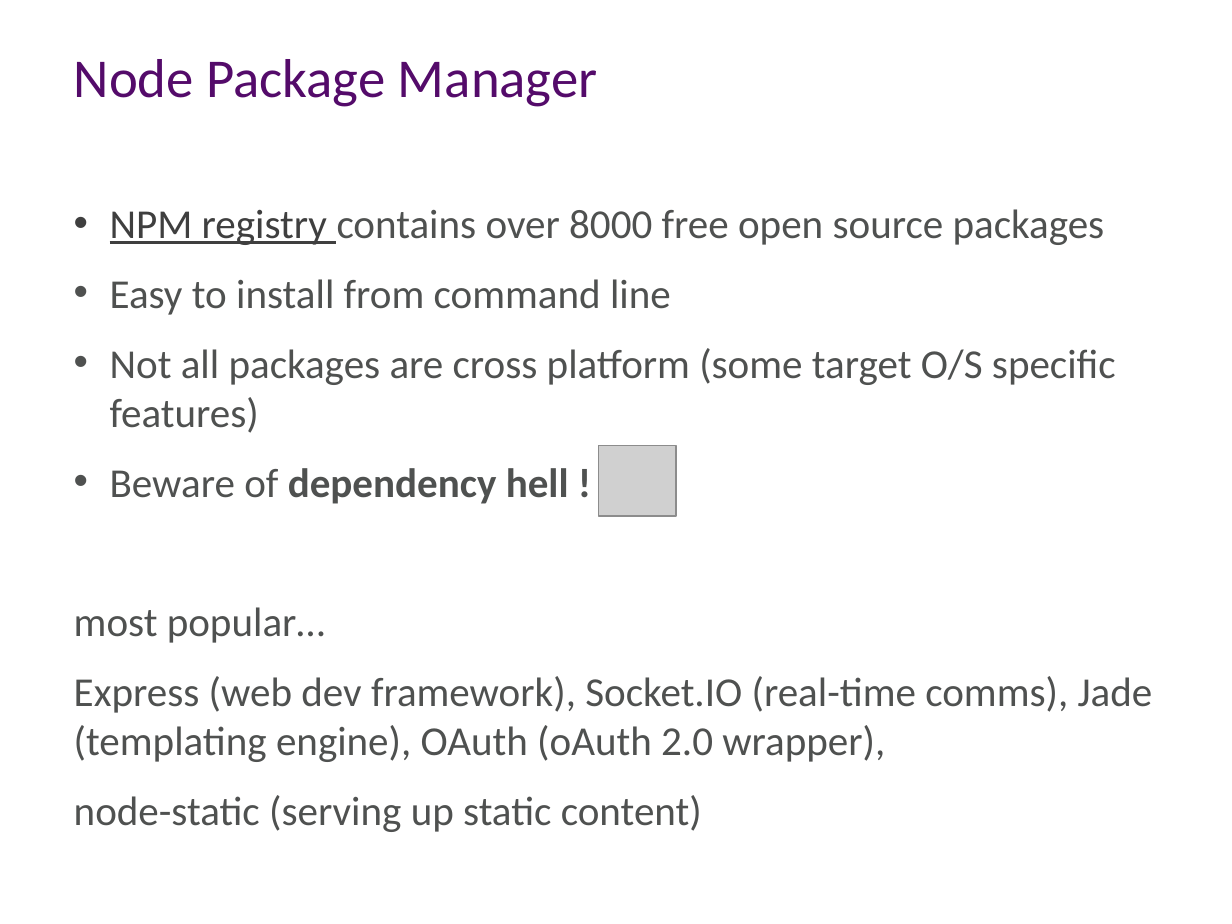
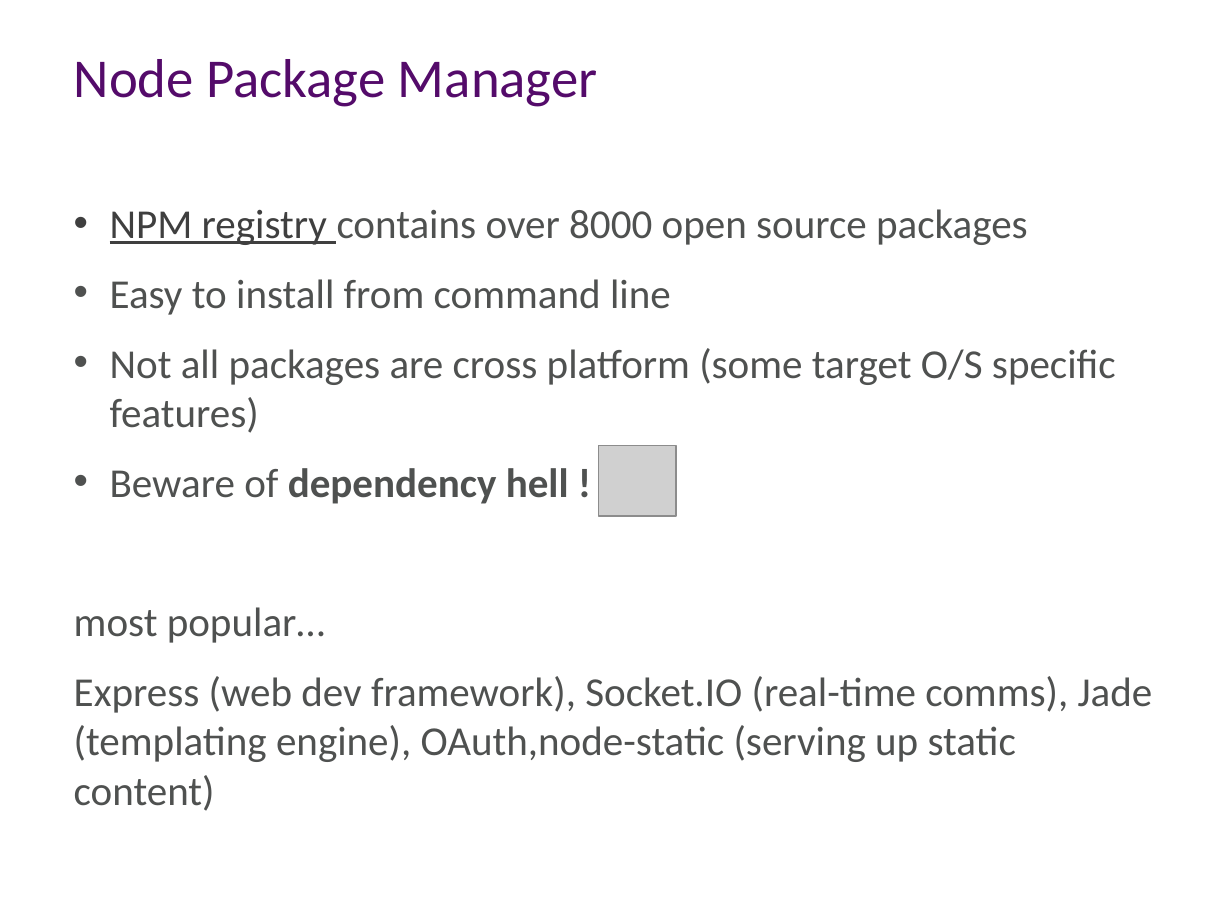
Before and after one commit to aidancasey/AzureNodeChatClient, a slide deck: slide 11 of presentation/Building Node.js Applications on Windows Azure.pptx. Drawn at 1232x924 pixels with LibreOffice and Linux fonts; fonts in the diff are those of the drawing; grey boxes stand for pictures; background and template pictures are left out. Boxes give left, top, right and bottom in pixels: in the first picture for what was removed or moved away, otherwise in the second. Text is boxed around its words. In the diff, an @@ line names an element or a change of style, - is before the commit and + after.

```diff
--- a/presentation/Building Node.js Applications on Windows Azure.pptx
+++ b/presentation/Building Node.js Applications on Windows Azure.pptx
@@ text at box(110, 209, 1028, 245): text changed @@
-• NPM registry contains over 8000 free open source packages
+• NPM registry contains over 8000 open source packages
@@ text at box(74, 676, 1153, 811): text changed @@
-Express (web dev framework), Socket.IO (real-time comms), Jade (templating engine), OAuth (oAuth 2.0 wrapper),
-node-static (serving up static content)
+Express (web dev framework), Socket.IO (real-time comms), Jade (templating engine), OAuth,node-static (serving up static content)
```
Also in this commit, not shown: 7 other slides changed, 1 other file.
